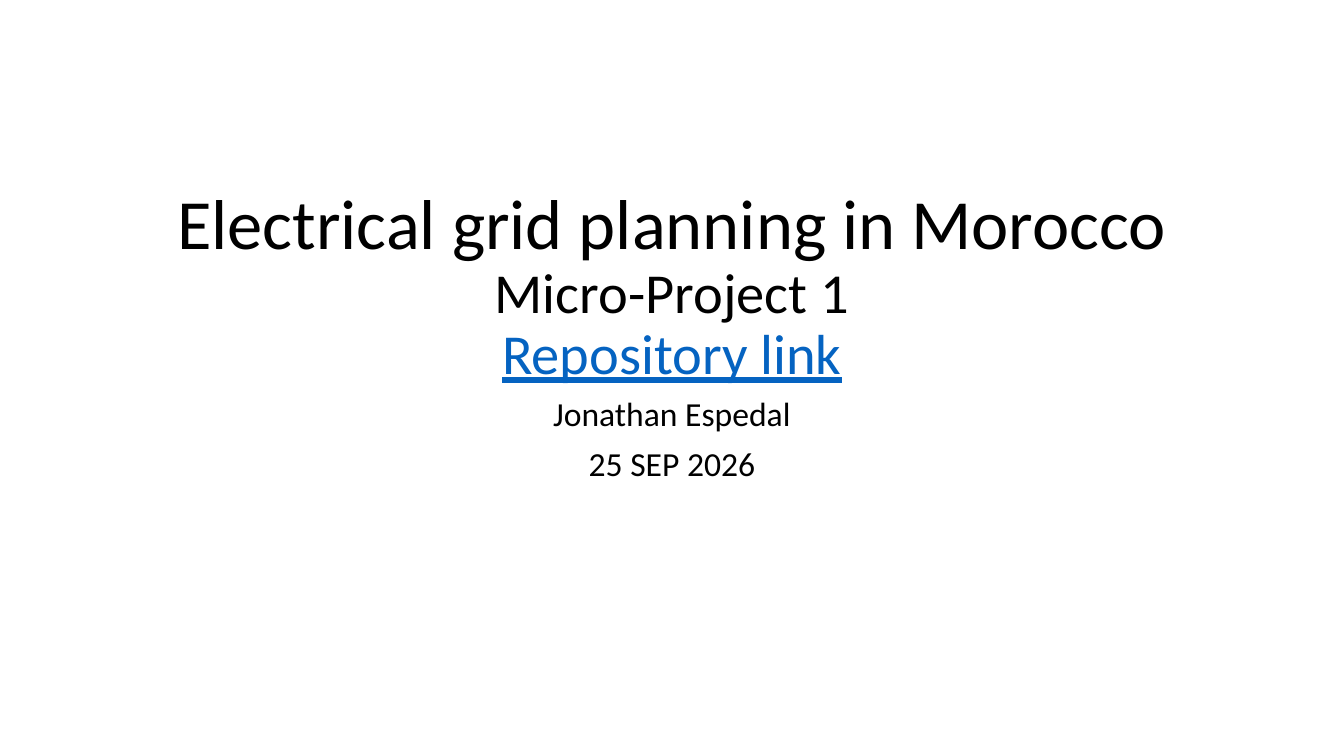
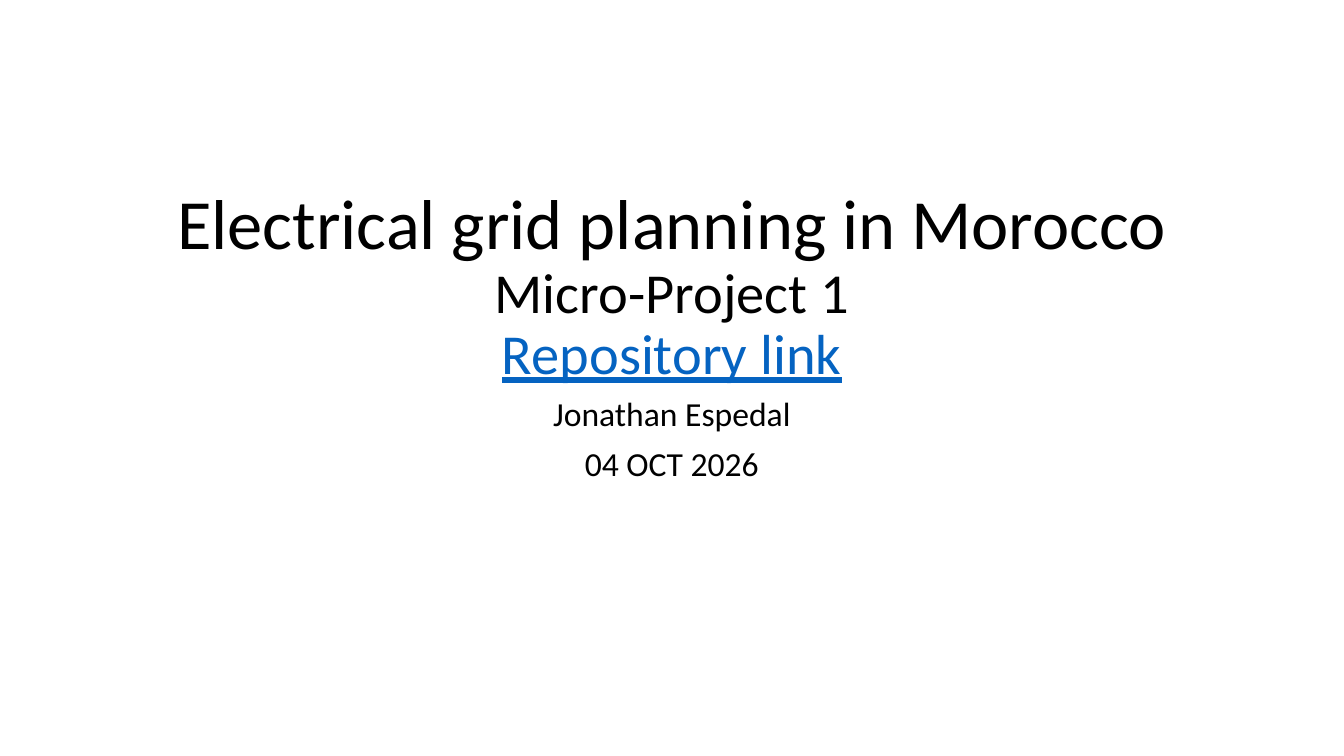
Before and after one commit to Foxman301/ANA500Project, a slide deck: slide 1 of ANA500_Micro-Project_JonathanEspedal.pptx. Drawn at 1344x756 pixels with LibreOffice and Linux fonts; fonts in the diff are those of the drawing. Boxes give left, top, right and bottom in pixels: in the first picture for what was removed or moved away, otherwise in the second. Text is boxed around its words. In the diff, an @@ line names an element or a change of style, - is before the commit and + after.

```diff
--- a/ANA500_Micro-Project_JonathanEspedal.pptx
+++ b/ANA500_Micro-Project_JonathanEspedal.pptx
@@ subtitle at (x1=585, y1=453, x2=759, y2=477): text changed @@
-25 SEP 2026
+04 OCT 2026
```
Also in this commit, not shown: 2 other slides changed, 3 slides added, 1 slide removed, 1 other file.
